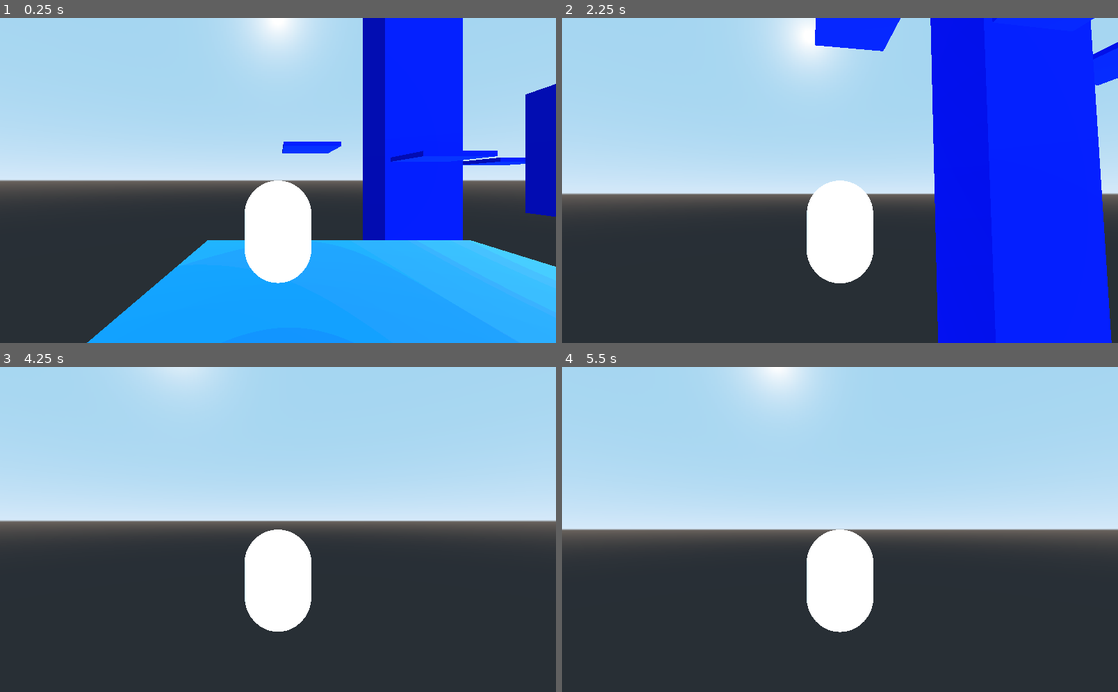
Above: before the commit, frames 1-4 (two rows, left to right).
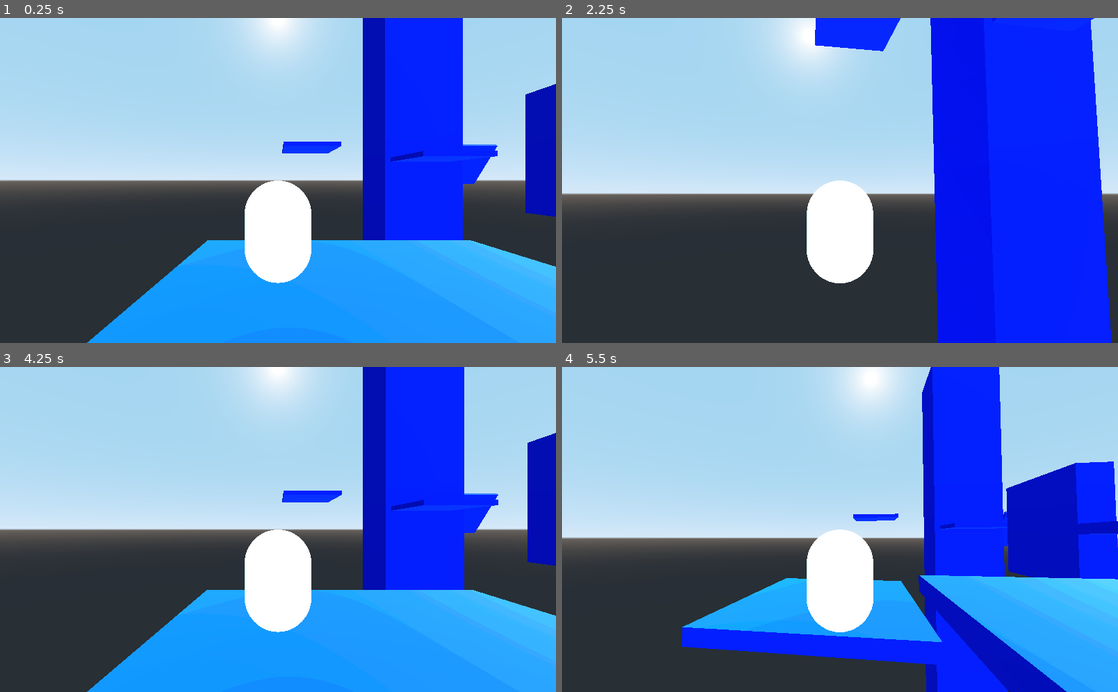
Above: after the commit, the same moments.

Repository: SajawalHassan/3rd-player-controler-godot
Game: Godot game, scene res://Scenes/World.tscn
Two runs of this game, one before a commit and one after it. Both use one fixed random seed, a clock stepped at 60 frames per second and the inputs below.
Inputs (mouse positions are in pixels of both pictures, inside the frame that each line leads up to):
- Up to frame 1 (0.25 s): no input
- Up to frame 2 (2.25 s): tap Enter at 0.5 s; move the mouse to (867, 180) at 0.52 s; hold W (move_forward) from 0.53 s (still down); tap Space (jump) at 0.77, 1.52 s; move the mouse to (812, 180) at 1.27 s; move the mouse to (851, 174) at 2.02 s
- Up to frame 3 (4.25 s): keep holding W (move_forward); move the mouse to (272, 536) at 2.77 s; tap Space (jump) at 3.02, 3.5, 3.77 s; move the mouse to (316, 532) at 3.52 s; tap Escape (ui_cancel) at 4.15 s
- Up to frame 4 (5.5 s): move the mouse to (673, 480) at 4.27 s; release W (move_forward) at 4.28 s; hold A (move_left) 4.28-5.03 s; tap Space (jump) at 4.52 s; tap Enter at 5 s; move the mouse to (867, 529) at 5.02 s; hold S (move_backward) from 5.03 s (still down)

The runs differ from the first frame. In frame 1, 0.5% of the frame differs, in the area x 83-95%, y 38-52%; in frame 2, 0.5%; in frame 3, 42%, in the area x 0-100%, y 0-100%; in frame 4, 41%.

Commit message:
added to retry by pressing esc and to exit the by pressing x

Diff:
--- /dev/null
+++ b/3rd-person-controller/Death/DeathDectector.tscn
@@ -0,0 +1,11 @@
+[gd_scene load_steps=2 format=2]
+
+[sub_resource type="SpatialMaterial" id=1]
+albedo_color = Color( 1, 0, 0, 1 )
+
+[node name="DeathDectector" type="CSGBox"]
+transform = Transform( 16.0968, 0, 0, 0, 0.439323, 0, 0, 0, 18.8869, -0.195203, 0, -0.411792 )
+material = SubResource( 1 )
+
+[node name="DirectionalLight" type="DirectionalLight" parent="."]
+transform = Transform( 0.0621242, 0, 0, 0, -2.00916, 1.06982, 0, -0.0248848, -0.0467346, 0, 16.8704, 0 )
--- a/3rd-person-controller/Player/Player.gd
+++ b/3rd-person-controller/Player/Player.gd
@@ -22,7 +22,10 @@
 
 func _process(delta) -> void:
 	if Input.is_action_just_pressed("ui_cancel"):
-		Input.set_mouse_mode(Input.MOUSE_MODE_VISIBLE)
+		get_tree().change_scene("res://Scenes/World.tscn")
+
+	if Input.is_action_just_pressed("exit"):
+		get_tree().quit()
 
 func _input(event) -> void:
 	if event is InputEventMouseMotion:
--- a/3rd-person-controller/Player/Player.tscn
+++ b/3rd-person-controller/Player/Player.tscn
@@ -8,6 +8,7 @@
 
 [node name="Player" type="KinematicBody"]
 collision_layer = 2
+collision_mask = 5
 script = ExtResource( 1 )
 jump_power = 30.0
 
--- a/3rd-person-controller/Scenes/World.tscn
+++ b/3rd-person-controller/Scenes/World.tscn
@@ -9,6 +9,7 @@
 
 [node name="Player" parent="." instance=ExtResource( 1 )]
 transform = Transform( 1, 0, 0, 0, 1, 0, 0, 0, 1, -15.001, 3.61106, 0.410537 )
+collision_mask = 1
 min_pitch = -70.0
 max_pitch = 70.0
 
@@ -103,7 +104,7 @@
 transform = Transform( -0.537668, 0, 0.843157, 0.688523, 0.577202, 0.43906, -0.486672, 0.816601, -0.310343, -0.450527, 11.6146, -1.05754 )
 
 [node name="CSGBox11" type="CSGBox" parent="Node"]
-transform = Transform( 1, 0, 0, 0, 1, 0, 0, 0, 1, 39.7735, 9.58986, -49.8817 )
+transform = Transform( 1, 0, 0, 0, 0.58459, 0.811329, 0, -0.811329, 0.58459, 39.7735, 9.58986, -61.4219 )
 use_collision = true
 width = 12.617
 height = 0.907451
--- a/3rd-person-controller/project.godot
+++ b/3rd-person-controller/project.godot
@@ -46,11 +46,17 @@
 "events": [ Object(InputEventKey,"resource_local_to_scene":false,"resource_name":"","device":0,"alt":false,"shift":false,"control":false,"meta":false,"command":false,"pressed":false,"scancode":32,"unicode":0,"echo":false,"script":null)
  ]
 }
+exit={
+"deadzone": 0.5,
+"events": [ Object(InputEventKey,"resource_local_to_scene":false,"resource_name":"","device":0,"alt":false,"shift":false,"control":false,"meta":false,"command":false,"pressed":false,"scancode":88,"unicode":0,"echo":false,"script":null)
+ ]
+}
 
 [layer_names]
 
 3d_physics/layer_1="enviorment"
 3d_physics/layer_2="player"
+3d_physics/layer_3="retry"
 
 [rendering]
 
